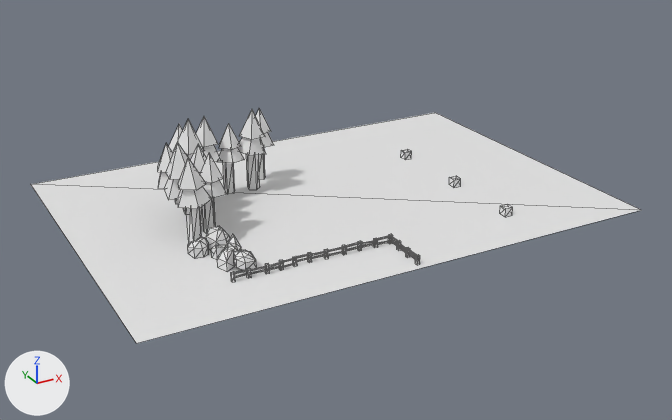
The OBJ model meshes/LevelDisplayMesh.obj as it was, and as the next commit left it.
Before and after are seen from a 50 mm camera at (-48.4, -86.4, 43.2) aimed at (-0.2, 1.1, -0.6). Arrows for +X, +Y and +Z are at lower left; the lights stay in place. Mesh edges are drawn as thin lines. Materials are left out; every surface is plain grey. Where no turn or scale is listed for an object, it has been applied to the vertices.

The scene before the commit, as lines of its bpy script (objects in view):
```python
me_world = bpy.data.meshes.new('World')
me_world.from_pydata(...)  # 668 vertices, 685 faces; spans x -30.0..30.0, y -17.0..25.0, z -0.1..11.2
# faces by material slot: [38, 90, 110, 151, 296]
me_world.materials.append(mat_world)
me_world.materials.append(mat_treetrunk)
me_world.materials.append(mat_treefoliage)
me_world.materials.append(mat_stone)
me_world.materials.append(mat_treebark)
ob_world = bpy.data.objects.new('World', me_world)
ob_world.location = (0.0, 0.0, 0.0)
```
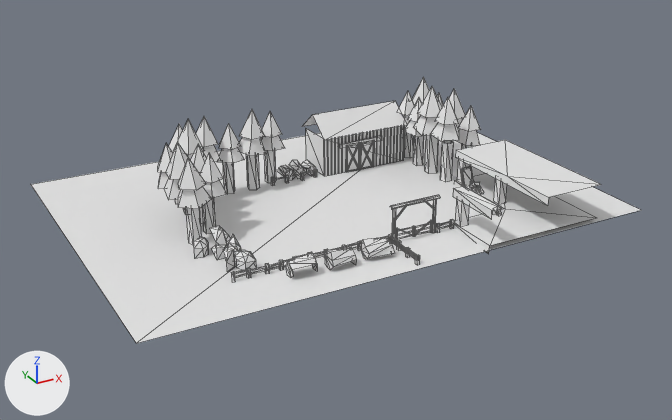
Location of each change, (x1, y1, x2, y2) in pixels of the pictures (672 x 420 px; the box of a moved part takes in the faces that stretch with it):
'World', reshaped (14% taller): before (31, 109, 640, 343); after (31, 77, 640, 343)
part 1 of me_world, moved or reshaped: before (261, 133, 274, 147); after (261, 136, 285, 151)
part 2 of me_world, moved or reshaped: before (256, 109, 271, 134); after (262, 111, 282, 137)
part 3 of me_world, added: after (431, 123, 459, 142)
part 4 of me_world, added: after (435, 97, 458, 125)
part 5 of me_world, added: after (425, 136, 439, 174)
part 6 of me_world, added: after (413, 116, 437, 136)
part 7 of me_world, added: after (418, 86, 442, 118)
part 8 of me_world, added: after (404, 120, 422, 137)
part 9 of me_world, added: after (407, 98, 422, 122)
part 10 of me_world, moved or reshaped: before (259, 147, 265, 180); after (404, 132, 414, 158)
part 11 of me_world, added: after (402, 115, 410, 130)
part 12 of me_world, added: after (398, 91, 414, 116)
part 13 of me_world, added: after (449, 89, 465, 119)
part 14 of me_world, added: after (455, 129, 480, 145)
part 15 of me_world, deleted: before (449, 176, 461, 188)
part 16 of me_world, deleted: before (500, 204, 513, 217)
part 17 of me_world, deleted: before (401, 149, 412, 160)
part 18 of me_world, built on: before (188, 228, 371, 281); after (215, 77, 601, 278)

What changed in the scene script:
```text
Change me_world:
    remove me_world.from_pydata(...)  # 668 vertices, 685 faces; spans x -30.0..30.0, y -17.0..25.0, z -0.1..11.2
    add me_world.from_pydata(...)  # 1455 vertices, 1251 faces; spans x -30.0..30.0, y -17.0..25.0, z -0.5..11.3
    me_world part 1: the loose piece of 6 vertices spanning x -6.2..-2.9, y 11.3..14.7, z 4.3..8.1 is moved by (0.7, -1.6, 0.0)
    me_world part 2: the loose piece of 6 vertices spanning x -5.8..-3.1, y 11.8..14.6, z 6.2..9.1 is moved by (0.7, -1.6, 0.0)
    me_world part 3: the loose piece of 6 vertices spanning x -17.3..-14.0, y -0.5..2.9, z 4.3..8.1 is copied, and the copy is turned 178.3 degrees about the z axis through its middle and scaled by 1.07, then moved by (31.3, 0.6, 1.5); it spans x 13.9..17.4, y 0.0..3.6, z 5.6..9.7
    me_world part 4: the loose piece of 6 vertices spanning x -16.9..-14.2, y 0.0..2.8, z 6.2..9.1 is copied, and the copy is turned 178.3 degrees about the z axis through its middle and scaled by 1.07, then moved by (31.1, 0.2, 1.6); it spans x 14.1..17.0, y 0.1..3.1, z 7.6..10.8
    me_world part 5: the loose piece of 10 vertices spanning x -16.5..-15.2, y 3.8..5.1, z 0.0..4.7 is copied, and the copy is scaled about its middle by (-1.22, 1.22, 1.22), then moved by (31.6, 0.3, 0.5); it spans x 14.9..16.5, y 4.0..5.6, z 0.0..5.7
    me_world part 6: the loose piece of 6 vertices spanning x -8.6..-4.8, y 8.7..12.5, z 4.7..9.0 is copied, and the copy is turned -103.1 degrees about the z axis through its middle and scaled by 1.1, then moved by (22.4, -5.5, 0.8); it spans x 13.5..17.7, y 2.9..7.1, z 5.4..10.0
    me_world part 7: the loose piece of 6 vertices spanning x -16.7..-14.0, y 3.1..5.9, z 6.2..9.2 is copied, and the copy is turned 136.8 degrees about the z axis through its middle and scaled by 1.22, then moved by (30.6, 0.4, 1.8); it spans x 13.8..17.1, y 3.1..6.5, z 7.7..11.3
    me_world part 8: the loose piece of 6 vertices spanning x -6.2..-2.9, y 11.3..14.7, z 4.3..8.1 is copied, and the copy is turned -165.9 degrees about the z axis through its middle, then moved by (20.2, -4.9, 0.0); it spans x 13.8..17.2, y 6.5..9.8, z 4.3..8.1
    me_world part 9: the loose piece of 6 vertices spanning x -5.8..-3.1, y 11.8..14.6, z 6.2..9.1 is copied, and the copy is turned -165.9 degrees about the z axis through its middle, then moved by (20.0, -5.3, 0.0); it spans x 14.0..16.8, y 6.6..9.3, z 6.2..9.2
    me_world part 10: the loose piece of 10 vertices spanning x -4.9..-3.7, y 12.6..13.9, z 0.0..4.7 is scaled about its middle by (-0.998, 0.998, 1), then moved by (20.3, -2.4, 0.0)
    me_world part 11: the loose piece of 6 vertices spanning x -6.2..-2.9, y 11.3..14.7, z 4.3..8.1 is copied, and the copy is turned -177.4 degrees about the z axis through its middle, then moved by (20.6, -1.9, 0.0); it spans x 14.3..17.7, y 9.4..12.8, z 4.3..8.1
    me_world part 12: the loose piece of 6 vertices spanning x -5.8..-3.1, y 11.8..14.6, z 6.2..9.1 is copied, and the copy is turned -177.4 degrees about the z axis through its middle, then moved by (20.3, -2.3, 0.0); it spans x 14.5..17.2, y 9.5..12.3, z 6.2..9.1
    me_world part 13: the loose piece of 6 vertices spanning x -8.1..-5.0, y 9.0..12.0, z 6.9..10.2 is copied, and the copy is turned 73.1 degrees about the z axis through its middle and scaled by 1.1, then moved by (25.3, -5.2, 0.0); it spans x 17.1..20.4, y 3.7..7.1, z 6.7..10.3
    me_world part 14: the loose piece of 6 vertices spanning x -6.2..-2.9, y 11.3..14.7, z 4.3..8.1 is copied, and the copy is turned -95 degrees about the z axis through its middle, then moved by (23.3, -10.9, 0.0); it spans x 17.1..20.5, y 0.4..3.7, z 4.3..8.1
    me_world part 15: the loose piece of 8 vertices spanning x 15.0..16.0, y -1.0..0.0, z 0.0..1.0 is deleted
    me_world part 16: the loose piece of 8 vertices spanning x 15.0..16.0, y -11.0..-10.0, z 0.0..1.0 is deleted
    me_world part 17: the loose piece of 8 vertices spanning x 15.0..16.0, y 10.0..11.0, z 0.0..1.0 is deleted
    me_world part 18: 63 vertices removed from x -20.0..-0.2, y -10.5..-1.9, z 0.0..1.4; 798 vertices added at x -17.5..23.2, y -17.0..15.5, z -0.5..10.3
```
